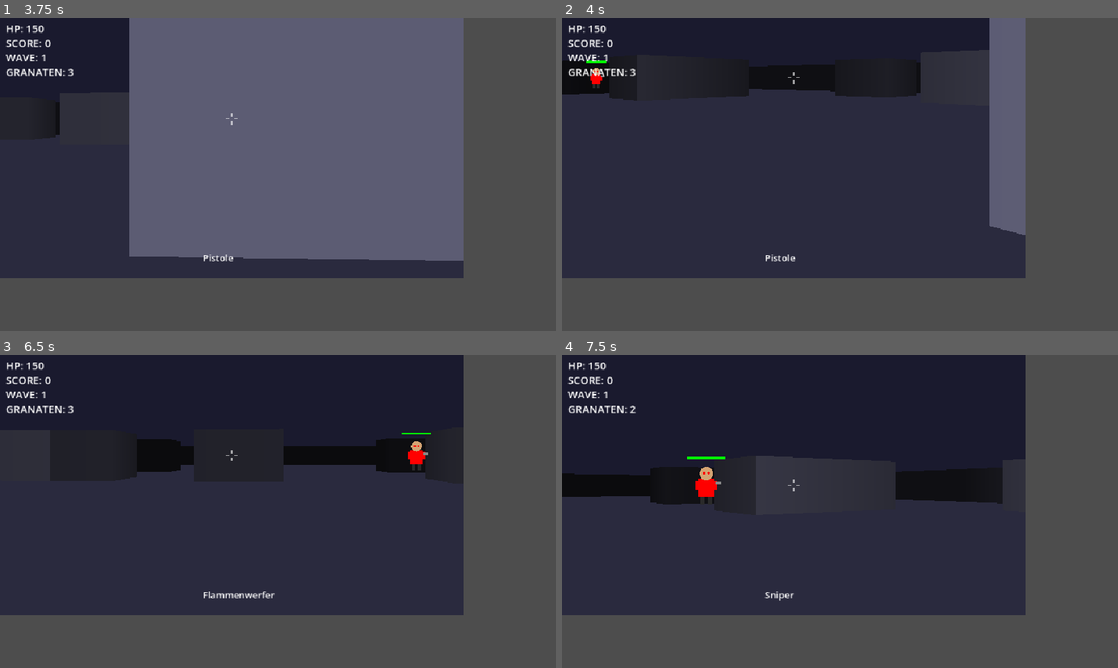
Above: before the commit, frames 1-4 (two rows, left to right).
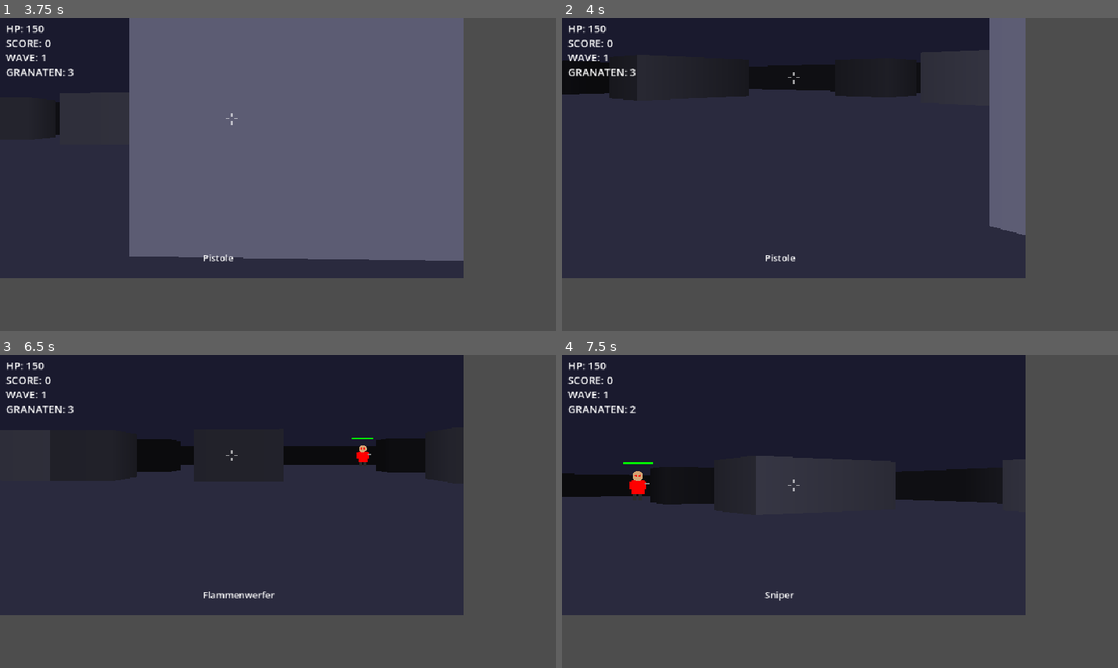
Above: after the commit, the same moments.

Repository: bartwisch/shooter-fps
Game: Godot game, scene res://Main.tscn
The game is run twice, just before and just after one commit, with the same random seed, the same clock (stepped at 60 frames per second) and the same inputs.
Inputs:
- Up to frame 1 (3.75 s): tap Enter at 0.5 s; hold D (turn_right) 0.53-1.28 s; tap Q (grenade) at 0.6 s; tap Shift (jump) at 0.77, 1.52, 3.02 s; tap E (start) at 1.25, 3.6 s; hold S (move_back) 1.28-2.03 s; tap F (look_down) at 1.35 s; hold D (turn_right) 2.03-2.78 s; tap R (look_up) at 2.1 s; hold W (move_forward) 2.78-3.53 s; tap Space (shoot) at 2.85 s; hold A (turn_left) from 3.53 s (still down)
- Up to frame 2 (4 s): keep holding A (turn_left); tap Shift (jump) at 3.77 s
- Up to frame 3 (6.5 s): tap 1 (weapon_1) at 4.35 s; tap Shift (jump) at 4.52, 6.02 s; tap E (start) at 5 s; release A (turn_left) at 5.03 s; hold S (move_back) 5.03-5.78 s; tap 2 (weapon_2) at 5.1 s; hold D (turn_right) from 5.78 s (still down); tap 3 (weapon_3) at 5.85 s
- Up to frame 4 (7.5 s): release D (turn_right) at 6.53 s; hold W (move_forward) 6.53-7.28 s; tap 4 (weapon_4) at 6.6 s; tap Shift (jump) at 6.77 s; hold D (turn_right) from 7.28 s (still down); tap Q (grenade) at 7.35 s

Frame 1 is identical in both runs. In frame 2, 0.1% of the frame differs, in the area x 4-8%, y 13-23%; in frame 3, 0.3%; in frame 4, 0.6%, in the area x 11-30%, y 32-48%.

Commit message:
Fix enemies stuck in walls (can_enemy_move), bigger projectiles, spawn fallback

Diff:
--- a/godot_project/Main.gd
+++ b/godot_project/Main.gd
@@ -122,14 +122,19 @@
 func spawn_enemy():
 	var x = 0.0
 	var y = 0.0
-	for i in range(20):
+	var found = false
+	for i in range(50):
 		var mx = randi() % MAP_W
 		var my = randi() % MAP_H
 		if MAP[my][mx] == 0:
 			x = (mx + 0.5) * TILE
 			y = (my + 0.5) * TILE
 			if Vector2(x, y).distance_to(Vector2(player.x, player.y)) > TILE * 3:
+				found = true
 				break
+	if not found:
+		x = 12.5 * TILE
+		y = 12.5 * TILE
 	var boss_weapons = ["pistol", "mp5", "flamer", "sniper"]
 	enemies.append({
 		"x": x, "y": y, "r": 14,
@@ -169,6 +174,16 @@
 		if my < 0 or my >= MAP_H or mx < 0 or mx >= MAP_W: return false
 		if MAP[my][mx] == 1:
 			if player_top < TILE - 5: return false
+	return true
+
+func can_enemy_move(nx, ny):
+	var r = 14
+	var corners = [[nx-r, ny-r], [nx+r, ny-r], [nx-r, ny+r], [nx+r, ny+r]]
+	for c in corners:
+		var mx = int(float(c[0]) / TILE)
+		var my = int(float(c[1]) / TILE)
+		if my < 0 or my >= MAP_H or mx < 0 or mx >= MAP_W: return false
+		if MAP[my][mx] == 1: return false
 	return true
 
 func cast_ray(angle):
@@ -379,8 +394,8 @@
 		if dist > 0:
 			var nx = e.x + (dx/dist) * step
 			var ny = e.y + (dy/dist) * step
-			if can_move(nx, e.y): e.x = nx
-			if can_move(e.x, ny): e.y = ny
+			if can_enemy_move(nx, e.y): e.x = nx
+			if can_enemy_move(e.x, ny): e.y = ny
 		if dist < e.r + 14 and (player.floor_z + player.jump_z) < 20:
 			player.hp -= e.dmg * dt
 			if player.hp <= 0:
@@ -580,10 +595,11 @@
 		if abs(rel) > HALF_FOV + 0.2: continue
 		var cd = dist * cos(rel)
 		var sx = W/2 + (rel / HALF_FOV) * (W/2)
-		var size = min(H, (TILE * H * 0.15) / max(1, cd))
+		var size = max(3, min(H * 0.3, (TILE * H * 0.4) / max(1, cd)))
 		var col = int(sx)
 		if col >= 0 and col < W and cd < wall_distances[col]:
 			draw_circle(Vector2(sx, H/2 - cam_y), size, b.color)
+			draw_circle(Vector2(sx, H/2 - cam_y), size * 0.5, Color.WHITE)
 
 	# Crosshair
 	var ch_color = Color(1, 1, 1, 0.6)
